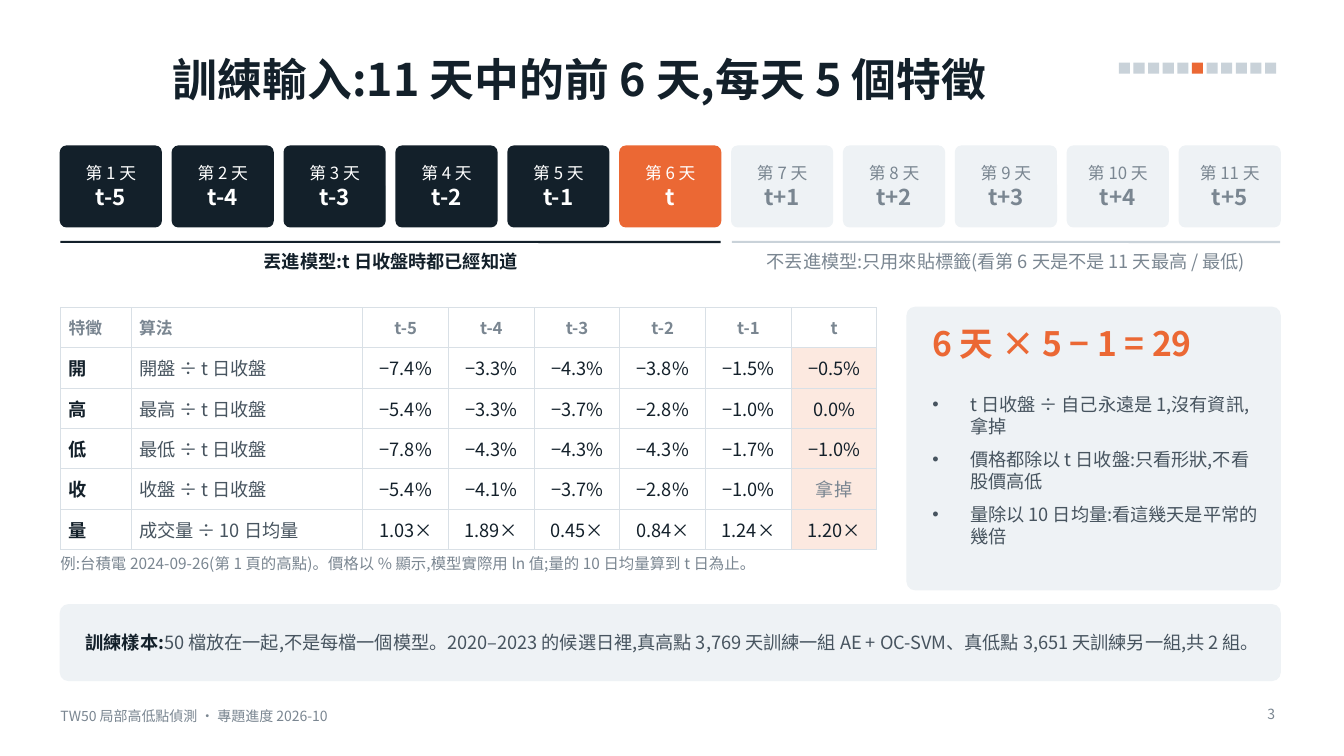
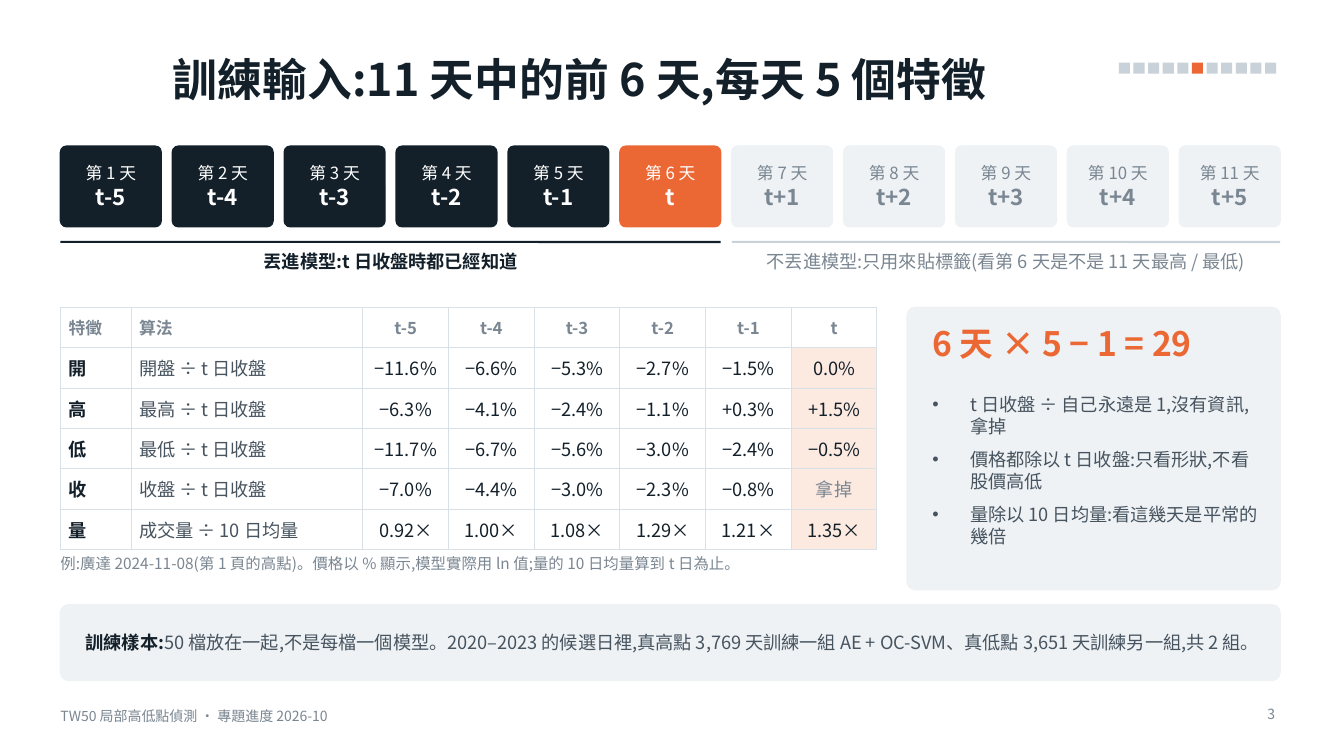
Before and after one commit to alextixu/fcukproject, a slide deck: slide 3 of method_kline_peak/report/TW50_局部高低點_專題進度.pptx. Drawn at 1344x756 pixels with LibreOffice and Linux fonts; fonts in the diff are those of the drawing. Boxes give left, top, right and bottom in pixels: in the first picture for what was removed or moved away, otherwise in the second. Text is boxed around its words. In the diff, an @@ line names an element or a change of style, - is before the commit and + after.

```diff
--- a/method_kline_peak/report/TW50_局部高低點_專題進度.pptx
+++ b/method_kline_peak/report/TW50_局部高低點_專題進度.pptx
@@ table at [60,308,877,546] @@
-row 2: 開 | 開盤 ÷ t 日收盤 | −7.4% | −3.3% | −4.3% | −3.8% | −1.5% | −0.5%
+row 2: 開 | 開盤 ÷ t 日收盤 | −11.6% | −6.6% | −5.3% | −2.7% | −1.5% | 0.0%
-row 3: 高 | 最高 ÷ t 日收盤 | −5.4% | −3.3% | −3.7% | −2.8% | −1.0% | 0.0%
+row 3: 高 | 最高 ÷ t 日收盤 | −6.3% | −4.1% | −2.4% | −1.1% | +0.3% | +1.5%
-row 4: 低 | 最低 ÷ t 日收盤 | −7.8% | −4.3% | −4.3% | −4.3% | −1.7% | −1.0%
+row 4: 低 | 最低 ÷ t 日收盤 | −11.7% | −6.7% | −5.6% | −3.0% | −2.4% | −0.5%
-row 5: 收 | 收盤 ÷ t 日收盤 | −5.4% | −4.1% | −3.7% | −2.8% | −1.0% | 拿掉
+row 5: 收 | 收盤 ÷ t 日收盤 | −7.0% | −4.4% | −3.0% | −2.3% | −0.8% | 拿掉
-row 6: 量 | 成交量 ÷ 10 日均量 | 1.03× | 1.89× | 0.45× | 0.84× | 1.24× | 1.20×
+row 6: 量 | 成交量 ÷ 10 日均量 | 0.92× | 1.00× | 1.08× | 1.29× | 1.21× | 1.35×
@@ text at [60,556,740,572]: text changed @@
-例:台積電 2024-09-26(第 1 頁的高點)。價格以 % 顯示,模型實際用 ln 值;量的 10 日均量算到 t 日為止。
+例:廣達 2024-11-08(第 1 頁的高點)。價格以 % 顯示,模型實際用 ln 值;量的 10 日均量算到 t 日為止。
```
Also in this commit, not shown: 1 other slide changed, 3 other files.
